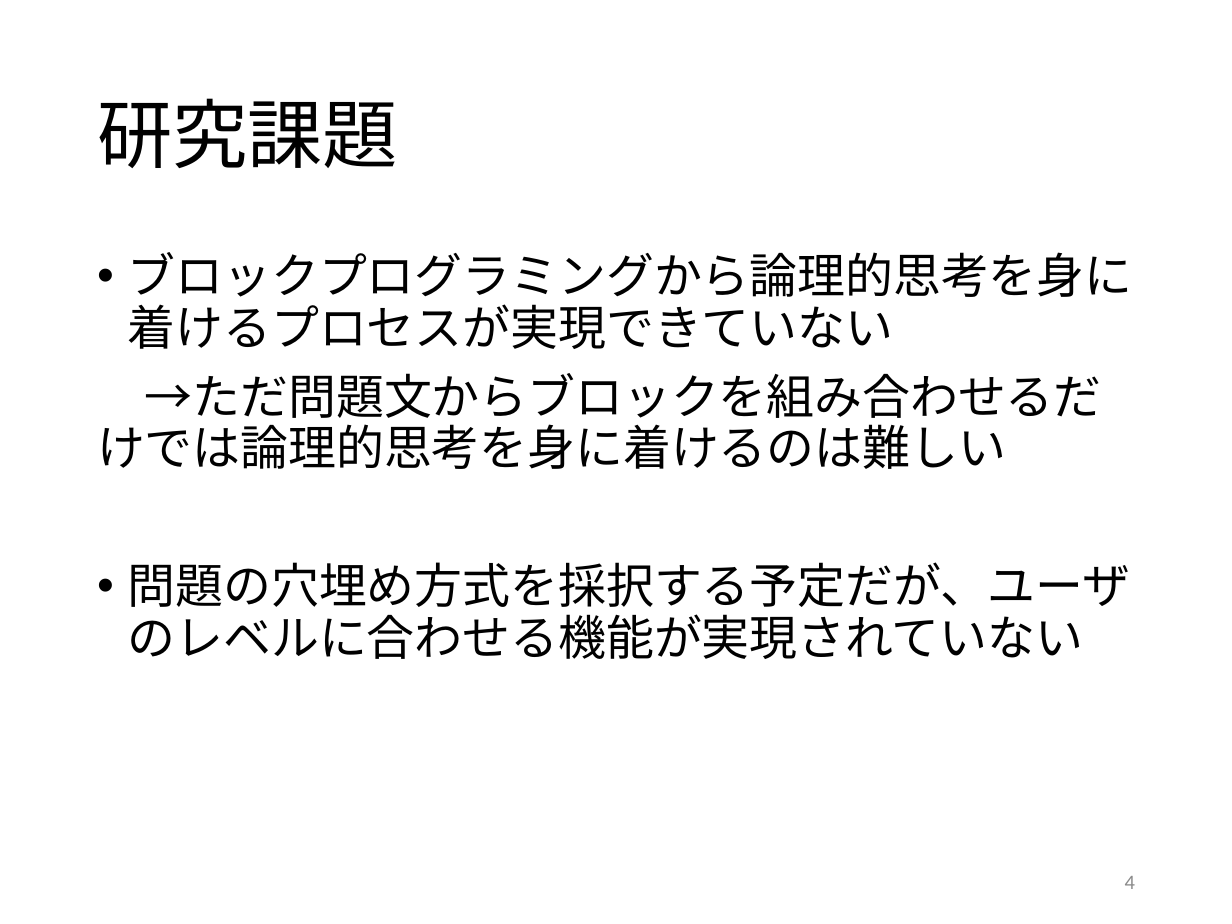
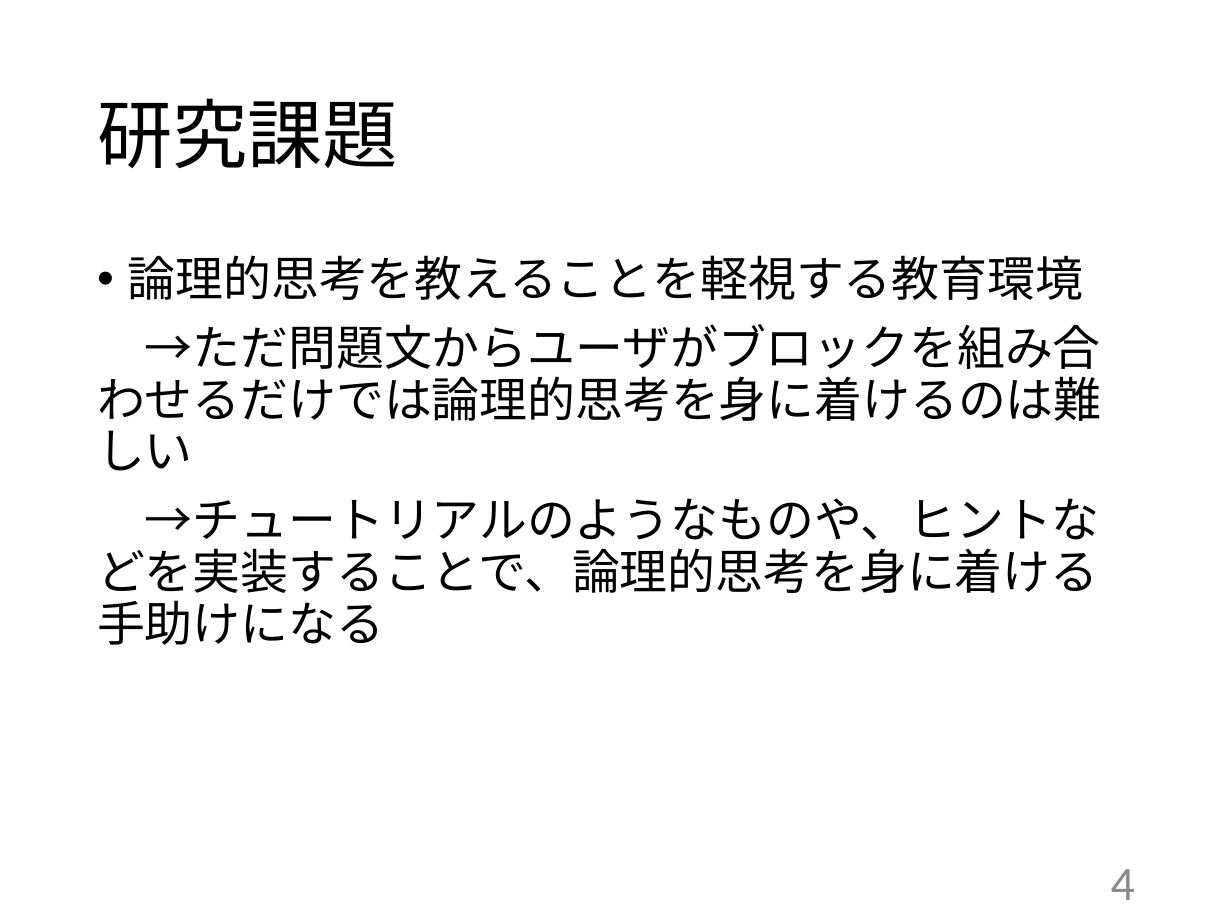
Before and after one commit to kait-takanolab/1821121-shimaoka-thesis, a slide deck: slide 4 of 1821121_shimaoka_tyuukan.pptx. Drawn at 1232x924 pixels with LibreOffice and Linux fonts; fonts in the diff are those of the drawing. Boxes give left, top, right and bottom in pixels: in the first picture for what was removed or moved away, otherwise in the second. Text is boxed around its words. In the diff, an @@ line names an element or a change of style, - is before the commit and + after.

```diff
--- a/1821121_shimaoka_tyuukan.pptx
+++ b/1821121_shimaoka_tyuukan.pptx
@@ text at bbox=[97, 255, 1102, 645]: text changed @@
-• ブロックプログラミングから論理的思考を身に着けるプロセスが実現できていない
-→ただ問題文からブロックを組み合わせるだけでは論理的思考を身に着けるのは難しい
-• 問題の穴埋め方式を採択する予定だが、ユーザのレベルに合わせる機能が実現されていない
+• 論理的思考を教えることを軽視する教育環境
+→ただ問題文からユーザがブロックを組み合わせるだけでは論理的思考を身に着けるのは難しい
+→チュートリアルのようなものや、ヒントなどを実装することで、論理的思考を身に着ける手助けになる
@@ page number at bbox=[1111, 869, 1135, 900]: size 12 to 28 pt @@
```
Also in this commit, not shown: 5 other slides changed, 1 slide added.
